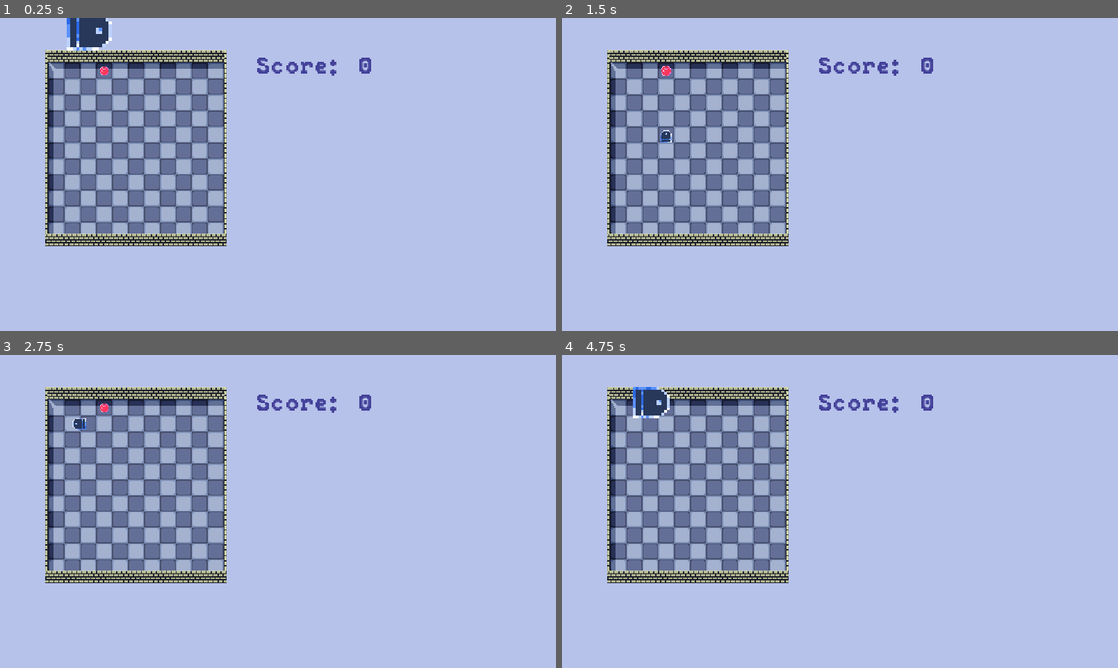
Above: before the commit, frames 1-4 (two rows, left to right).
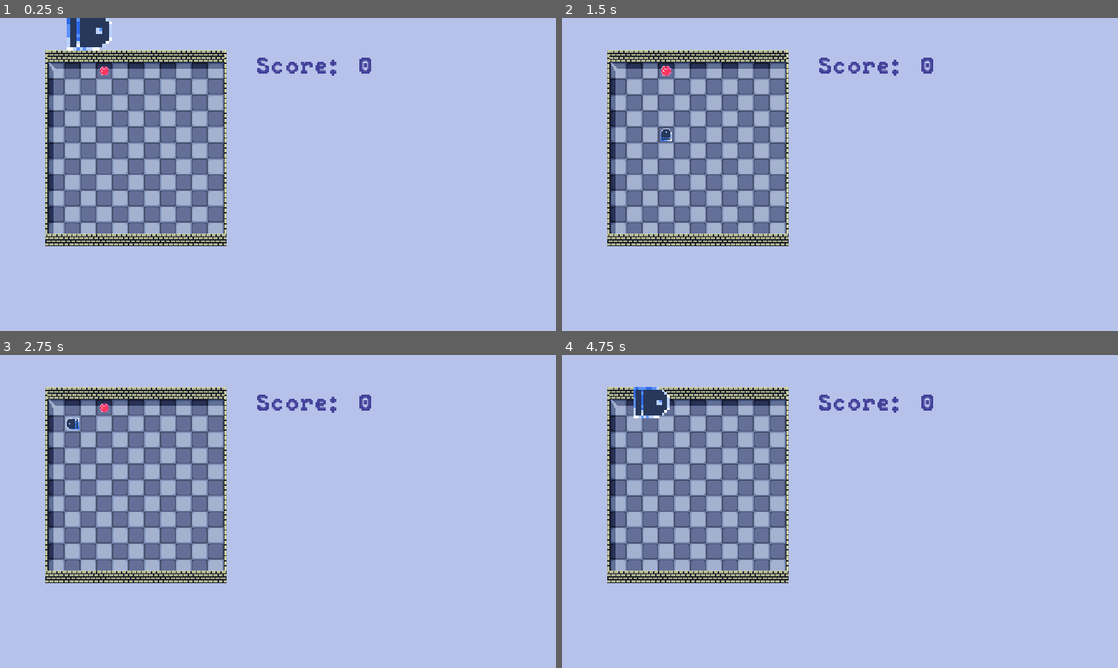
Above: after the commit, the same moments.

Repository: JustKwa/Snak-e
Game: Godot game, scene res://Scenes/level.tscn
The game is run twice, just before and just after one commit, with the same random seed, the same clock (stepped at 60 frames per second) and the same inputs.
Inputs:
- Up to frame 1 (0.25 s): no input
- Up to frame 2 (1.5 s): hold Up (ui_up) from 0.53 s (still down)
- Up to frame 3 (2.75 s): release Up (ui_up) at 2.03 s; hold Left (ui_left) from 2.03 s (still down)
- Up to frame 4 (4.75 s): release Left (ui_left) at 3.53 s; hold Down (ui_down) 3.53-4.28 s; tap R at 4.25 s; hold Right (ui_right) from 4.28 s (still down)

The runs differ from the first frame. In frame 1, less than 0.1% of the frame differs, in the area x 14-20%, y 0-11%; in frame 2, less than 0.1%; in frame 3, 0.1%, in the area x 11-16%, y 20-24%; in frame 4, less than 0.1%.

Commit message:
adds menu and buttons

Diff:
--- a/Scenes/level.tscn
+++ b/Scenes/level.tscn
@@ -215,7 +215,7 @@
 __meta__ = {
 "_edit_lock_": true
 }
-speed = 3.8
+speed = 4.2
 
 [node name="grid" type="TileMap" parent="."]
 position = Vector2( 0, 1 )
--- a/Scripts/snake.gd
+++ b/Scripts/snake.gd
@@ -32,7 +32,7 @@
 	var input = _check_dir()
 	if input == prev_input.back():
 		return
-	elif prev_input.size() <= 3:
+	elif prev_input.size() <= 2:
 		prev_input.append(input)
 
 
--- a/project.godot
+++ b/project.godot
@@ -67,6 +67,34 @@
 
 [input]
 
+ui_left={
+"deadzone": 0.5,
+"events": [ Object(InputEventKey,"resource_local_to_scene":false,"resource_name":"","device":0,"alt":false,"shift":false,"control":false,"meta":false,"command":false,"pressed":false,"scancode":16777231,"physical_scancode":0,"unicode":0,"echo":false,"script":null)
+, Object(InputEventJoypadButton,"resource_local_to_scene":false,"resource_name":"","device":0,"button_index":14,"pressure":0.0,"pressed":false,"script":null)
+, Object(InputEventKey,"resource_local_to_scene":false,"resource_name":"","device":0,"alt":false,"shift":false,"control":false,"meta":false,"command":false,"pressed":false,"scancode":0,"physical_scancode":65,"unicode":0,"echo":false,"script":null)
+ ]
+}
+ui_right={
+"deadzone": 0.5,
+"events": [ Object(InputEventKey,"resource_local_to_scene":false,"resource_name":"","device":0,"alt":false,"shift":false,"control":false,"meta":false,"command":false,"pressed":false,"scancode":16777233,"physical_scancode":0,"unicode":0,"echo":false,"script":null)
+, Object(InputEventJoypadButton,"resource_local_to_scene":false,"resource_name":"","device":0,"button_index":15,"pressure":0.0,"pressed":false,"script":null)
+, Object(InputEventKey,"resource_local_to_scene":false,"resource_name":"","device":0,"alt":false,"shift":false,"control":false,"meta":false,"command":false,"pressed":false,"scancode":0,"physical_scancode":68,"unicode":0,"echo":false,"script":null)
+ ]
+}
+ui_up={
+"deadzone": 0.5,
+"events": [ Object(InputEventKey,"resource_local_to_scene":false,"resource_name":"","device":0,"alt":false,"shift":false,"control":false,"meta":false,"command":false,"pressed":false,"scancode":16777232,"physical_scancode":0,"unicode":0,"echo":false,"script":null)
+, Object(InputEventJoypadButton,"resource_local_to_scene":false,"resource_name":"","device":0,"button_index":12,"pressure":0.0,"pressed":false,"script":null)
+, Object(InputEventKey,"resource_local_to_scene":false,"resource_name":"","device":0,"alt":false,"shift":false,"control":false,"meta":false,"command":false,"pressed":false,"scancode":0,"physical_scancode":87,"unicode":0,"echo":false,"script":null)
+ ]
+}
+ui_down={
+"deadzone": 0.5,
+"events": [ Object(InputEventKey,"resource_local_to_scene":false,"resource_name":"","device":0,"alt":false,"shift":false,"control":false,"meta":false,"command":false,"pressed":false,"scancode":16777234,"physical_scancode":0,"unicode":0,"echo":false,"script":null)
+, Object(InputEventJoypadButton,"resource_local_to_scene":false,"resource_name":"","device":0,"button_index":13,"pressure":0.0,"pressed":false,"script":null)
+, Object(InputEventKey,"resource_local_to_scene":false,"resource_name":"","device":0,"alt":false,"shift":false,"control":false,"meta":false,"command":false,"pressed":false,"scancode":0,"physical_scancode":83,"unicode":0,"echo":false,"script":null)
+ ]
+}
 ui_restart={
 "deadzone": 0.5,
 "events": [ Object(InputEventKey,"resource_local_to_scene":false,"resource_name":"","device":0,"alt":false,"shift":false,"control":false,"meta":false,"command":false,"pressed":false,"scancode":0,"physical_scancode":82,"unicode":0,"echo":false,"script":null)
